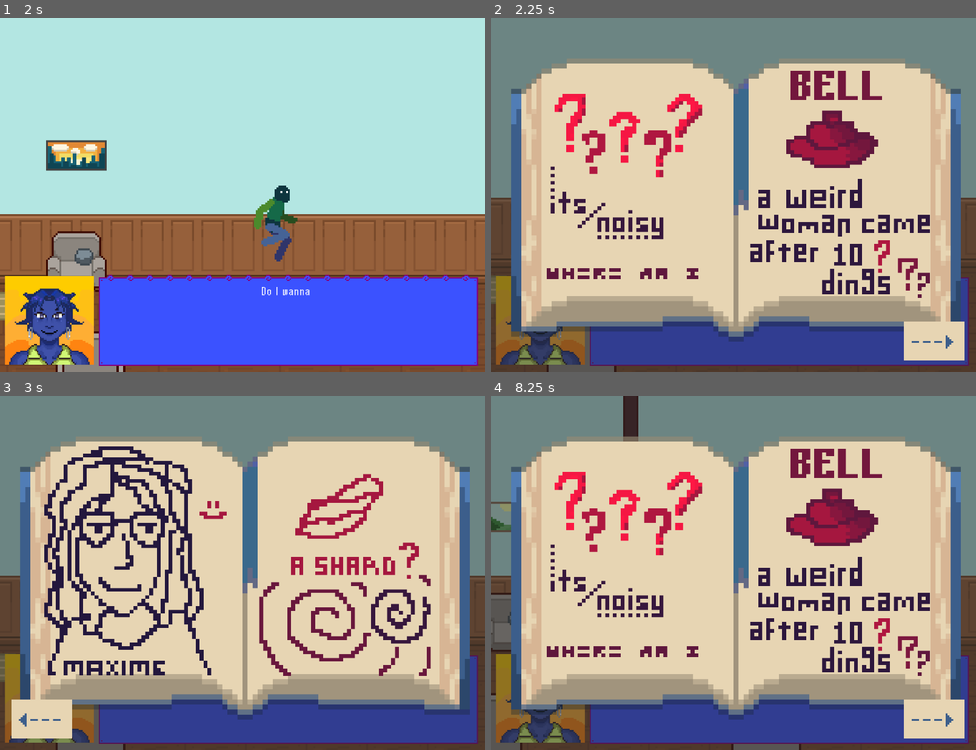
Above: before the commit, frames 1-4 (two rows, left to right).
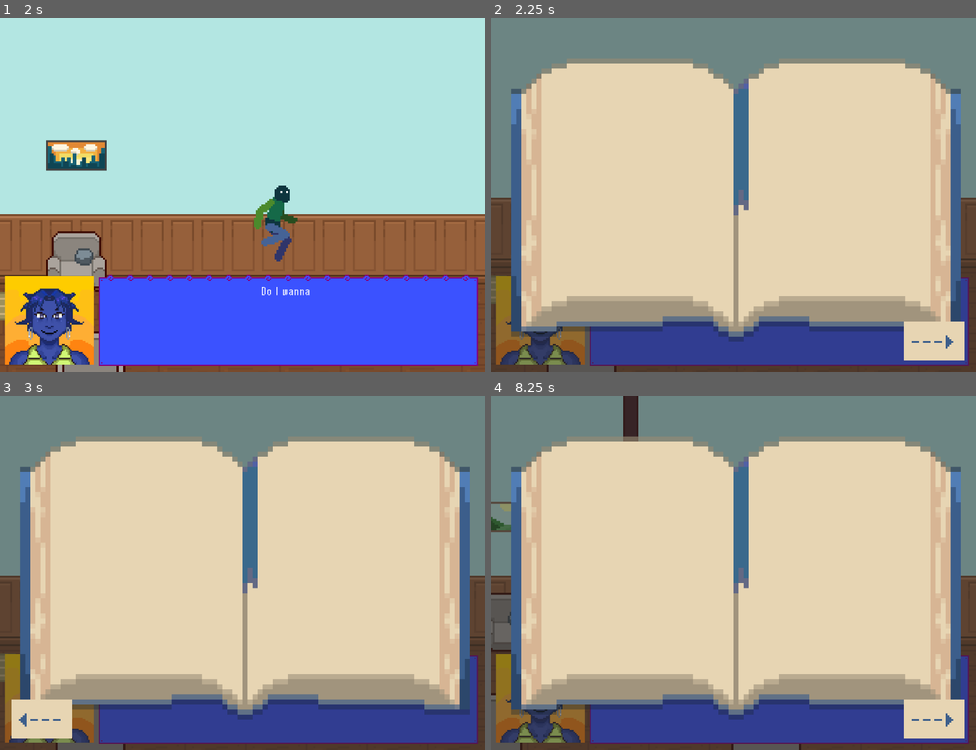
Above: after the commit, the same moments.

Repository: nisaturk/mirrorfixer-prototype
Game: Godot game, scene res://scenes/lobby.tscn
Two runs of this game, one before a commit and one after it. Both use one fixed random seed, a clock stepped at 60 frames per second and the inputs below. This scene is started directly instead of the project's main scene.
Inputs (mouse positions are in pixels of both pictures, inside the frame that each line leads up to):
- Up to frame 1 (2 s): tap Enter at 0.5 s; move the mouse to (349, 177) at 0.52 s; press the mouse at (349, 177) at 0.53 s; hold Right (move_right) from 0.53 s (still down); tap Up (jump) at 0.77, 1.52 s; move the mouse to (145, 212) at 1.27 s; release the mouse at (145, 212) at 1.28 s; click (145, 212) at 1.35 s
- Up to frame 2 (2.25 s): move the mouse to (782, 117) at 2.02 s; release Right (move_right) at 2.03 s; hold Left (move_left) from 2.03 s (still down); hold N (toggle_notebook) from 2.03 s (still down)
- Up to frame 3 (3 s): click (291, 495) at 2.3 s; release Left (move_left) at 2.75 s; release N (toggle_notebook) at 2.75 s; click "--->" at 2.75 s
- Up to frame 4 (8.25 s): click "<---" at 3.5 s; tap Space at 4.25, 5.75 s; move the mouse to (709, 643) at 4.27 s; hold Right (move_right) 4.28-5.78 s; click (709, 643) at 4.35 s; tap Up (jump) at 4.52, 5.27, 6.02, 7.52 s; tap Enter at 5 s; move the mouse to (879, 626) at 5.02 s; press the mouse at (879, 626) at 5.03 s; tap Escape (pause) at 5.65 s; move the mouse to (588, 519) at 5.77 s; release the mouse at (588, 519) at 5.78 s; hold Left (move_left) 5.78-6.53 s; tap N (toggle_notebook) at 5.85 s; click (588, 519) at 6.05 s; move the mouse to (757, 573) at 6.52 s; press the mouse at (757, 573) at 6.53 s; hold Right (move_right) 6.53-7.28 s; move the mouse to (660, 484) at 7.27 s; release the mouse at (660, 484) at 7.28 s; hold Left (move_left) from 7.28 s (still down); click (660, 484) at 7.35 s; move the mouse to (840, 555) at 8.02 s; hold N (toggle_notebook) from 8.03 s (still down)

Frame 1 is identical in both runs. In frame 2, 8.9% of the frame differs, in the area x 11-91%, y 14-80%; in frame 3, 11%, in the area x 9-89%, y 14-80%; in frame 4, 8.9%.
Error after the commit: Trying to return value of type "Object" from a function whose return type is "String". (res://scripts/NotebookData.gd:17)

Commit message:
minor improvements

Diff:
--- a/scripts/DialogueUI.gd
+++ b/scripts/DialogueUI.gd
@@ -1,10 +1,10 @@
 extends CanvasLayer
 
 const portrait_map = {
-	"player_default": "res://assets/ui/portraits/thep-idle.png",
-	"missmanager_default": "res://assets/ui/portraits/missmanager-idle.png",
-	"maxime_default": "res://assets/ui/portraits/maxime.png",
-	"ninh_default":"res://assets/ui/portraits/ninh.png"
+	"player_default": preload("res://assets/ui/portraits/thep-idle.png"),
+	"missmanager_default": preload("res://assets/ui/portraits/missmanager-idle.png"),
+	"maxime_default": preload("res://assets/ui/portraits/maxime.png"),
+	"ninh_default": preload("res://assets/ui/portraits/ninh.png")
 }
 
 @onready var portrait_box = $MainLayout/PortraitBox
@@ -117,10 +117,10 @@
 	var key_to_use = extra_portrait_id
 
 	if key_to_use and portrait_map.has(key_to_use):
-		portrait_texture.texture = load(portrait_map[key_to_use])
+		portrait_texture.texture = portrait_map[key_to_use] # removed load()
 		portrait_box.show()
 	elif caller and portrait_map.has(caller.name):
-		portrait_texture.texture = load(portrait_map[caller.name])
+		portrait_texture.texture = portrait_map[caller.name]
 		portrait_box.show()
 	else:
 		portrait_box.hide()
--- a/scripts/JournalDB.gd
+++ b/scripts/JournalDB.gd
@@ -3,8 +3,8 @@
 # to keep data separate from the scripts
 
 const PAGES = {
-	"page_1": "res://assets/journal/wakeup.png",
-	"page_2": "res://assets/journal/bell.png",
-	"page_3": "res://assets/journal/maxime.png",
-	"page_4": "res://assets/journal/shard.png",
+	"page_1": preload("res://assets/journal/wakeup.png"),
+	"page_2": preload("res://assets/journal/bell.png"),
+	"page_3": preload("res://assets/journal/maxime.png"),
+	"page_4": preload("res://assets/journal/shard.png"),
 }
--- a/scripts/bell.gd
+++ b/scripts/bell.gd
@@ -1,6 +1,8 @@
 extends Interactable
 signal bell_rung(count)
 
+@onready var anim_sprite: AnimatedSprite2D = $AnimatedSprite2D
+@onready var audio: AudioStreamPlayer2D = $AudioStreamPlayer2D
 var ring_count: int = 0
 
 func _ready():
@@ -13,9 +15,10 @@
 func ring_bell():
 	ring_count += 1
 	emit_signal("bell_rung", ring_count)
-	$AnimatedSprite2D.frame = 0
-	$AnimatedSprite2D.play("ring")
 
-	if $AudioStreamPlayer2D.playing:
-		$AudioStreamPlayer2D.stop()
-	$AudioStreamPlayer2D.play()
+	anim_sprite.frame = 0
+	anim_sprite.play("ring")
+
+	if audio.playing:
+		audio.stop()
+	audio.play()
--- a/scripts/interactable.gd
+++ b/scripts/interactable.gd
@@ -8,17 +8,17 @@
 @export var hint_text: String = "interact"
 @export var single_use: bool = false
 
+@onready var hint_label: Label = $HintLabel
+
 # new UPDATED functions hell yeah
 func show_hint():
-	var label_node = get_node_or_null("HintLabel")
-	if label_node:
-		label_node.text = "[" + hint_text + "]"
-		label_node.show()
+	if hint_label:
+		hint_label.text = "[" + hint_text + "]"
+		hint_label.show()
 
 func hide_hint():
-	var label_node = get_node_or_null("HintLabel")
-	if label_node:
-		label_node.hide()
+	if hint_label:
+		hint_label.hide()
 
 # new function to turn off some interactions after theyve been interacted with
 func can_interact() -> bool:
--- a/scripts/maxime.gd
+++ b/scripts/maxime.gd
@@ -12,8 +12,8 @@
 
 func _play_drink_animation():
 	if animated_sprite.animation == "idle":
-		animated_sprite.play("drink")
+		animated_sprite.play(&"drink")
 	await animated_sprite.animation_finished
-	animated_sprite.play("idle")
+	animated_sprite.play(&"idle")
 
 	_schedule_next_drink()
--- a/scripts/miss_manager.gd
+++ b/scripts/miss_manager.gd
@@ -13,12 +13,14 @@
 func _ready():
 	position = start_pos
 	visible = false
+	set_physics_process(false)
 	if interactable:
 		interactable.monitorable = false
 
 func appear():
 	visible = true
 	active = true
+	set_physics_process(true)
 	if interactable:
 		interactable.monitorable = true
 	animated_sprite.play("idle")
@@ -30,13 +32,14 @@
 		# if she reached the target
 		if distance < 2.0:
 			active = false
+			set_physics_process(false)
 			position = target_pos # snap precisely
-			animated_sprite.play("idle") # switch to idle
+			animated_sprite.play(&"idle") # switch to idle
 			print("Miss Manager arrived.")
 			return
 		position = position.move_toward(target_pos, speed * delta)
 		if animated_sprite.animation != "walk":
-			animated_sprite.play("walk")
+			animated_sprite.play(&"walk")
 		animated_sprite.flip_h = velocity.x < 0 # flip sprite based on movement direction
 
 func _on_bell_bell_rung(count: int) -> void:
--- a/scripts/player.gd
+++ b/scripts/player.gd
@@ -45,7 +45,12 @@
 	ActionManager.register_player(self)
 	if GlobalState.next_spawn_point != "":
 		var current_scene = get_tree().current_scene
-		var spawn_node = current_scene.find_child(GlobalState.next_spawn_point, true, false)
+		var spawn_container = current_scene.get_node_or_null("SpawnPoints")
+		var spawn_node = null
+
+		if spawn_container:
+			spawn_node = spawn_container.get_node_or_null(GlobalState.next_spawn_point)
+
 		if spawn_node:
 			self.global_position = spawn_node.global_position
 		else:
@@ -101,11 +106,11 @@
 	if is_interacting:
 		return
 
-	if event.is_action_pressed("pause"):
+	if event.is_action_pressed(&"pause"):
 		PauseMenu.show_menu()
 		return
 
-	if event.is_action_pressed("interact"):
+	if event.is_action_pressed(&"interact"):
 		#print("Player heard interact")
 
 		if current_best_interactable != null:
@@ -116,7 +121,7 @@
 
 func _on_dialogue_started():
 	is_interacting = true
-	animated_sprite.play("idle")
+	animated_sprite.play(&"idle")
 
 func _on_dialogue_ended(_caller):
 	await get_tree().process_frame
